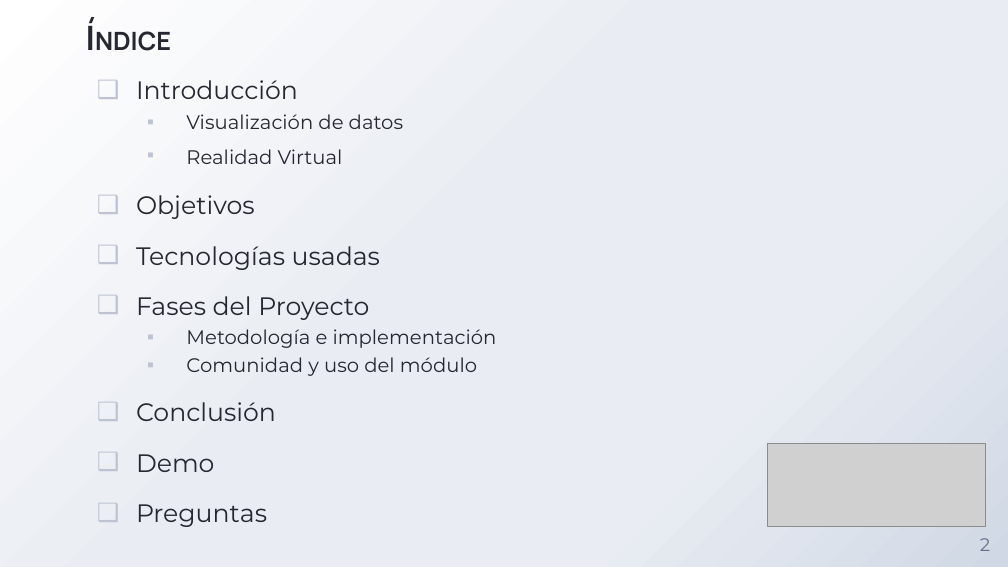
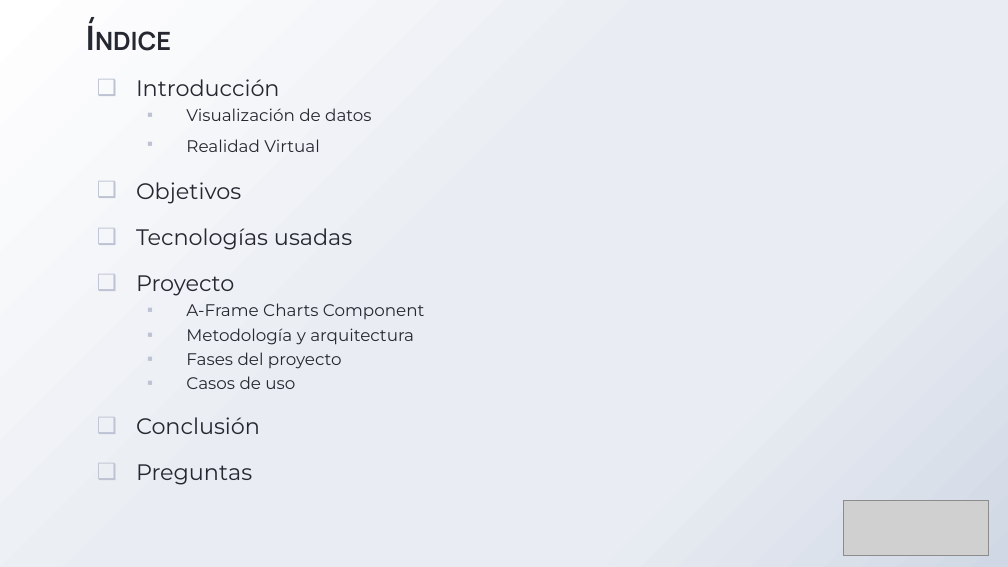
Before and after one commit to adrixp/MemoriaTFG-AdrianPizarroSerrano, a slide deck: slide 2 of PresentaciónTFG_Adrián_Pizarro_Serrano.pptx. Drawn at 1008x567 pixels with LibreOffice and Linux fonts; fonts in the diff are those of the drawing; grey boxes stand for pictures; background and template pictures are left out. Boxes give left, top, right and bottom in pixels: in the first picture for what was removed or moved away, otherwise in the second. Text is boxed around its words. In the diff, an @@ line names an element or a change of style, - is before the commit and + after.

```diff
--- a/PresentaciónTFG_Adrián_Pizarro_Serrano.pptx
+++ b/PresentaciónTFG_Adrián_Pizarro_Serrano.pptx
@@ text at box(136, 79, 372, 485): size 18 to 16 pt in "Introducción", "Objetivos", "Tecnologías usadas", "Conclusión" and 1 more places; size 14 to 12 pt in "Visualización de datos", "Realidad Virtual" @@
@@ text at box(136, 275, 425, 389): text changed; size 14 to 12 pt @@
-❑ Fases del Proyecto
-  ▪ Metodología e implementación
-  ▪ Comunidad y uso del módulo
+❑ Proyecto
+  ▪ A-Frame Charts Component
+  ▪ Metodología y arquitectura
+  ▪ Fases del proyecto
+  ▪ Casos de uso
@@ text at box(136, 454, 215, 472): paragraph removed @@
-❑ Demo
@@ picture: place and size @@
-picture at box(767, 444, 985, 526)
+picture at box(843, 500, 989, 555)
@@ page number removed at box(980, 538, 990, 551) @@
-2
```
Also in this commit, not shown: 13 other slides changed, 3 slides added, 1 slide removed, 1 other file.
